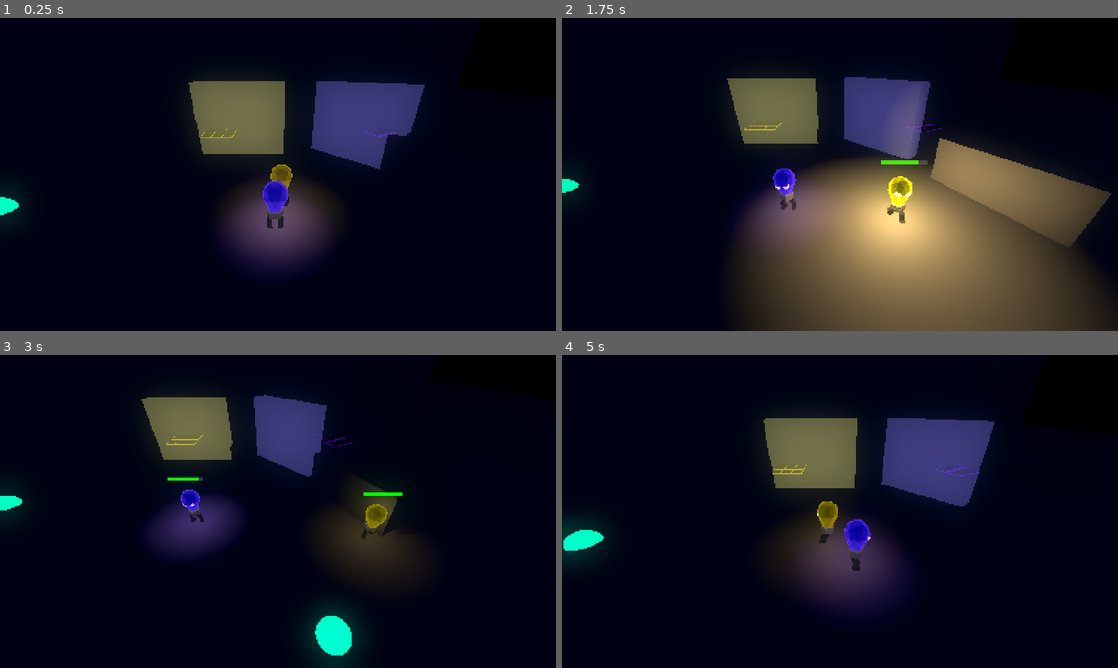
Above: before the commit, frames 1-4 (two rows, left to right).
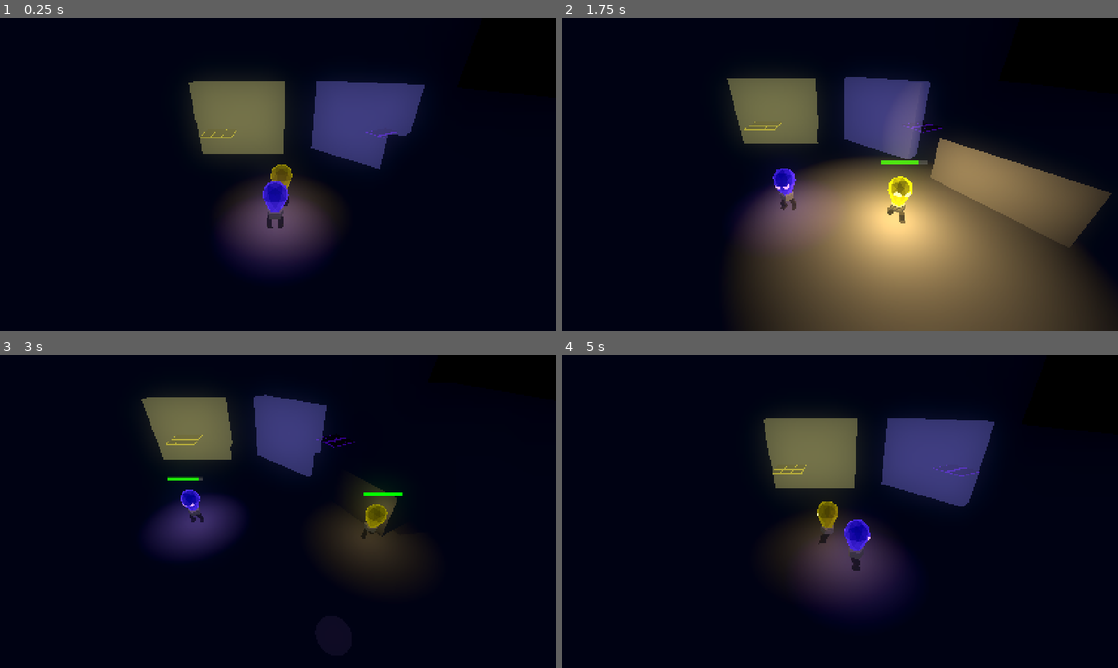
Above: after the commit, the same moments.

Repository: LowPolyFreak/EllieDeesAdventure
Game: Godot game, scene res://Scenes/main.tscn
The game is run twice, just before and just after one commit, with the same random seed, the same clock (stepped at 60 frames per second) and the same inputs.
Inputs:
- Up to frame 1 (0.25 s): no input
- Up to frame 2 (1.75 s): hold D (right_p1) 0.53-1.28 s; tap Down (down_p2) at 0.6 s; tap Space (jump_p1) at 0.77, 1.52 s; hold S (down_p1) from 1.28 s (still down); tap Shift (glow_p1) at 1.35 s
- Up to frame 3 (3 s): release S (down_p1) at 2.03 s; hold D (right_p1) 2.03-2.78 s; tap Keypad 0 (glow_p2) at 2.1 s; hold W (up_p1) from 2.78 s (still down); tap E (interact) at 2.85 s
- Up to frame 4 (5 s): tap Space (jump_p1) at 3.02, 3.77, 4.52 s; release W (up_p1) at 3.53 s; hold A (left_p1) from 3.53 s (still down); tap Left (left_p2) at 3.6 s; tap Right (right_p2) at 4.35 s

The runs differ from the first frame. In frame 1, 0.2% of the frame differs, in the area x 0-4%, y 55-65%; in frame 2, 0.1%; in frame 3, 1.7%, in the area x 0-66%, y 43-100%; in frame 4, 0.9%.
Error before the commit: Cannot call method 'get_active_material' on a null value. (res://Scripts/uv_glow_cmpt.gd:15)

Commit message:
Polished UV glow

Diff:
--- a/Scenes/ellie.tscn
+++ b/Scenes/ellie.tscn
@@ -138,17 +138,17 @@
 [node name="EllieModel" parent="." instance=ExtResource("2_mu1gt")]
 
 [node name="Skeleton3D" parent="EllieModel/Armature" index="0"]
-bones/0/position = Vector3(0.00825711, 0.48876, -0.0168591)
-bones/0/rotation = Quaternion(0.00223779, -0.000904618, -0.000864542, 0.999997)
-bones/1/rotation = Quaternion(0.0528425, -0.139629, 0.975513, 0.161512)
+bones/0/position = Vector3(0.00982394, 0.483046, -0.0225211)
+bones/0/rotation = Quaternion(-0.0404309, -0.00368855, -0.00163902, 0.999174)
+bones/1/rotation = Quaternion(0.0633193, -0.184765, 0.96649, 0.166582)
 bones/1/scale = Vector3(1, 1, 1)
-bones/2/rotation = Quaternion(0.440916, -0.00387244, 0.20608, 0.873561)
-bones/3/rotation = Quaternion(-0.853561, -0.0279306, -0.0349186, 0.519071)
+bones/2/rotation = Quaternion(0.457887, -0.00382499, 0.214013, 0.862858)
+bones/3/rotation = Quaternion(-0.860832, -0.023023, -0.0326956, 0.507316)
 bones/3/scale = Vector3(1, 1, 1)
-bones/4/rotation = Quaternion(-0.0405231, -0.143398, 0.978768, -0.140742)
+bones/4/rotation = Quaternion(-0.0422521, -0.192878, 0.969876, -0.142668)
 bones/4/scale = Vector3(1, 1, 1)
-bones/5/rotation = Quaternion(0.447059, 0.00385554, -0.208952, 0.869748)
-bones/6/rotation = Quaternion(-0.858403, 0.0300305, 0.0605026, 0.50851)
+bones/5/rotation = Quaternion(0.466416, 0.00380024, -0.217999, 0.857273)
+bones/6/rotation = Quaternion(-0.866047, 0.0259073, 0.0641185, 0.495156)
 bones/6/scale = Vector3(1, 1, 1)
 bones/7/position = Vector3(-0.187498, 0.245262, -0.282433)
 bones/8/position = Vector3(-0.170884, 0.0506439, 0.0332276)
@@ -161,7 +161,7 @@
 bones/10/scale = Vector3(1, 1, 1)
 
 [node name="BoneAttachment3D" parent="EllieModel/Armature/Skeleton3D" index="0"]
-transform = Transform3D(0.999997, 0.00172503, -0.0018131, -0.00173313, 0.999988, -0.00447401, 0.00180536, 0.00447714, 0.999988, 0.00825711, 0.48876, -0.0168591)
+transform = Transform3D(0.999967, 0.0035736, -0.00723847, -0.00297707, 0.996725, 0.0808072, 0.00750354, -0.080783, 0.996703, 0.00982394, 0.483046, -0.0225211)
 
 [node name="OmniLight3D" parent="EllieModel/Armature/Skeleton3D/BoneAttachment3D" index="0"]
 light_energy = 0.25
--- a/Scenes/ghost.tscn
+++ b/Scenes/ghost.tscn
@@ -1,9 +1,6 @@
-[gd_scene load_steps=5 format=3 uid="uid://bdpxo5mey5nkd"]
+[gd_scene load_steps=4 format=3 uid="uid://bdpxo5mey5nkd"]
 
-[ext_resource type="Script" path="res://Scripts/uv_glow_cmpt.gd" id="1_6p6ge"]
-
-[sub_resource type="SphereShape3D" id="SphereShape3D_732g7"]
-radius = 5.0
+[ext_resource type="PackedScene" uid="uid://3ohppoh2dwi" path="res://Scenes/uv_glow_cmpt.tscn" id="1_abus7"]
 
 [sub_resource type="StandardMaterial3D" id="StandardMaterial3D_nddc2"]
 transparency = 1
@@ -16,16 +13,8 @@
 
 [node name="Ghost" type="Area3D"]
 
-[node name="UVGlowCMPT" type="Area3D" parent="."]
-collision_layer = 0
-collision_mask = 8
-script = ExtResource("1_6p6ge")
-
-[node name="DetectionRadius" type="CollisionShape3D" parent="UVGlowCMPT"]
-shape = SubResource("SphereShape3D_732g7")
+[node name="UVGlowCMPT" parent="." node_paths=PackedStringArray("mesh_target") instance=ExtResource("1_abus7")]
+mesh_target = NodePath("../Placeholder")
 
 [node name="Placeholder" type="MeshInstance3D" parent="."]
 mesh = SubResource("SphereMesh_04c2o")
-
-[connection signal="body_entered" from="UVGlowCMPT" to="UVGlowCMPT" method="_on_body_entered"]
-[connection signal="body_exited" from="UVGlowCMPT" to="UVGlowCMPT" method="_on_body_exited"]
--- a/Scenes/main.tscn
+++ b/Scenes/main.tscn
@@ -85,6 +85,15 @@
 "new_animation": SubResource("Animation_8w1xf")
 }
 
+[sub_resource type="StandardMaterial3D" id="StandardMaterial3D_liw0f"]
+transparency = 1
+albedo_color = Color(0, 0, 0, 1)
+emission_enabled = true
+emission = Color(0.898833, 0.527643, 1, 1)
+
+[sub_resource type="SphereMesh" id="SphereMesh_tsk4b"]
+material = SubResource("StandardMaterial3D_liw0f")
+
 [node name="Main" type="Node3D"]
 script = ExtResource("1_oa6h7")
 
@@ -209,4 +218,9 @@
 [node name="Ghost2" parent="." instance=ExtResource("9_4mx7m")]
 transform = Transform3D(1, 0, 0, 0, 1, 0, 0, 0, 1, 5.2183, 0, 5.42308)
 
+[node name="Placeholder" parent="Ghost2" index="1"]
+mesh = SubResource("SphereMesh_tsk4b")
+
 [connection signal="timeout" from="CameraFollow/UpdateTimer" to="CameraFollow" method="_on_update_timer_timeout"]
+
+[editable path="Ghost2"]
--- a/Scripts/uv_glow_cmpt.gd
+++ b/Scripts/uv_glow_cmpt.gd
@@ -2,7 +2,7 @@
 
 @export var mesh_target: MeshInstance3D
 @export_range(0.0, 1.0) var glow_amount = 0.75
-@export_range(0.01, 1.0) var fade_out_speed = 0.15
+@export_range(0.01, 1.0) var fade_out_speed = 0.2
 
 @onready var dee = get_tree().get_first_node_in_group("Player_2") as Player
 @onready var material: StandardMaterial3D
@@ -11,16 +11,20 @@
 var tween: Tween
 
 func _ready() -> void:
-	$DetectionRadius.shape.radius = dee.glow_light_range
+	$DetectionRadius.shape.radius = dee.glow_light_range - 2
 	material = mesh_target.get_active_material(0).duplicate()
 	mesh_target.set_surface_override_material(0, material)
 	material.albedo_color.a = 0
 
 func _process(delta: float) -> void:
-	if occupied and dee.glowing:
-		material.albedo_color.a = lerpf(material.albedo_color.a, glow_amount, 1.5 * delta)
-	else:
-		material.albedo_color.a = lerpf(material.albedo_color.a, 0, fade_out_speed * delta)
+	if dee:
+		if occupied and dee.glowing:
+			material.albedo_color.a = lerpf(material.albedo_color.a, glow_amount, 1.5 * delta)
+		else:
+			if material.albedo_color.a <= 0.05:
+				material.albedo_color.a = 0
+			else:
+				material.albedo_color.a = lerpf(material.albedo_color.a, 0, fade_out_speed * delta)
 
 func _on_body_entered(body: Node3D) -> void:
 	if body is Player:
Not shown: 1 places in Scenes/main.tscn that only renumber resources
